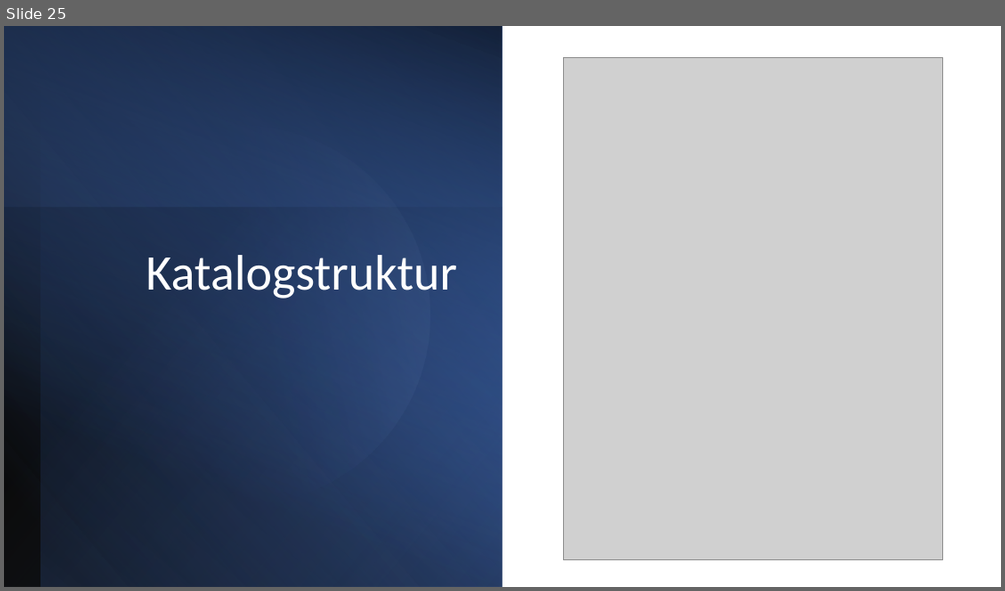
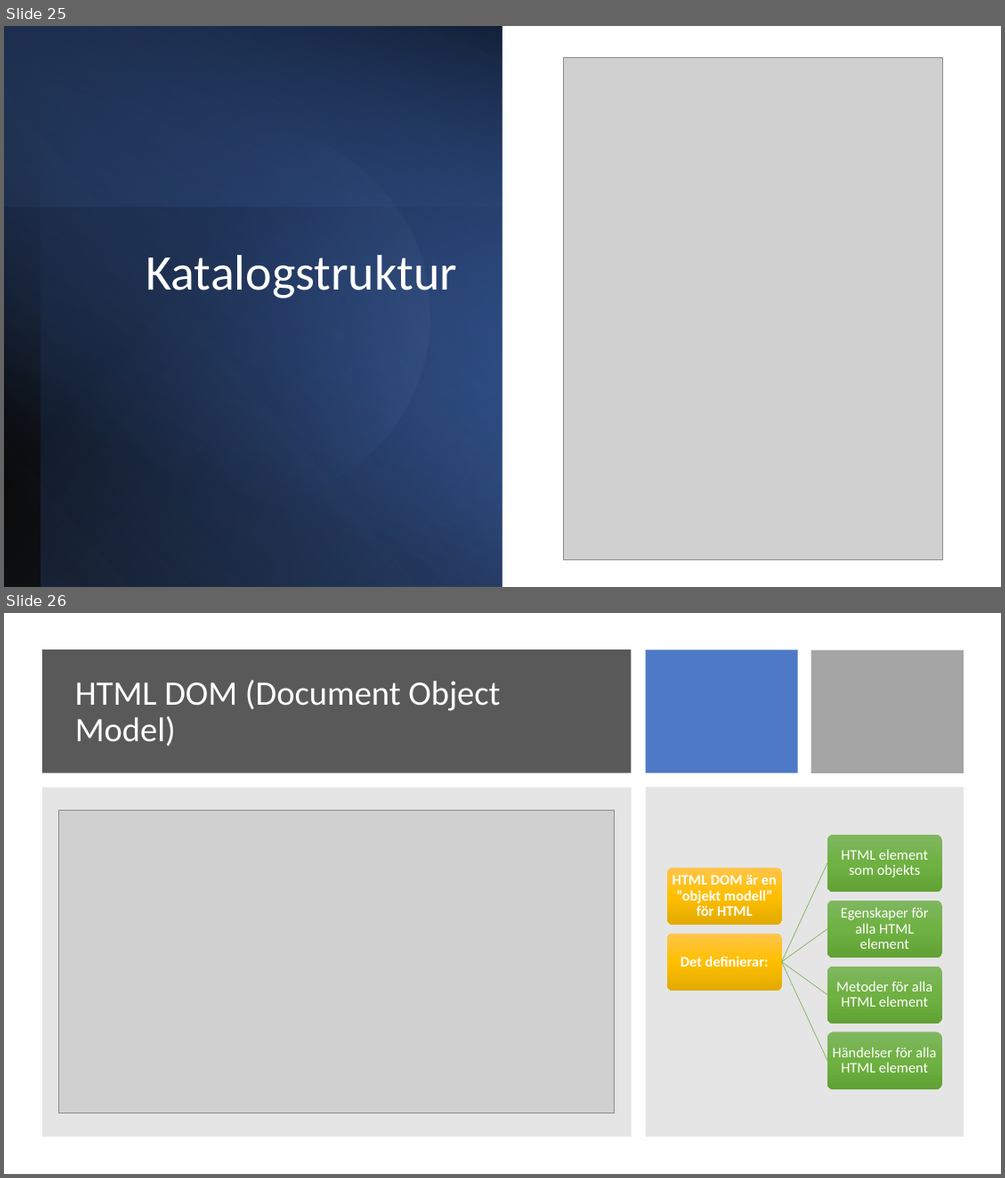
Before and after one commit to deskavaenkelt/cm_gy_vt_21, a slide deck: Webbutveckling 1/Kursmaterial/Lektioner/Lektion 1 - HTML.pptx. Shown one above the other, each under a label of ours: slide 25 before the commit, slides 25 and 26 after it. The pictures are 1005x591 and 1005x1178 pixels, drawn with LibreOffice and Linux fonts; fonts in the diff are those of the drawing; grey boxes stand for pictures. Boxes give left, top, right and bottom in pixels: in the first picture for what was removed or moved away, otherwise in the second. Text is boxed around its words. In the diff, an @@ line names an element or a change of style, - is before the commit and + after.

Commit message:
Fix

```diff
--- a/Webbutveckling 1/Kursmaterial/Lektioner/Lektion 1 - HTML.pptx
+++ b/Webbutveckling 1/Kursmaterial/Lektioner/Lektion 1 - HTML.pptx
@@ slide 26 added at [4, 613, 1001, 1174], background #FFFFFF @@
@@ rectangle added at [42, 649, 631, 773], fill #595959 @@
@@ rectangle added at [646, 649, 798, 773], fill #4472C4 at 95% opacity @@
@@ rectangle added at [811, 650, 963, 774], fill #A5A5A5 @@
@@ title added at [75, 680, 500, 746], 33 pt, text #FFFFFF @@
+HTML DOM (Document Object Model)
@@ rectangle added at [42, 787, 631, 1136], fill #7F7F7F at 20% opacity @@
@@ rectangle added at [646, 787, 963, 1136], fill #808080 at 20% opacity @@
@@ picture added at [58, 811, 615, 1113] @@
@@ group added at [667, 835, 942, 1089]: 6 rounded rectangles, 6 texts, 4 freeform shapes @@
+HTML DOM är en “objekt modell” för HTML
+Det definierar:
+HTML element som objekts
+Egenskaper för alla HTML element
+Metoder för alla HTML element
+Händelser för alla HTML element
```
